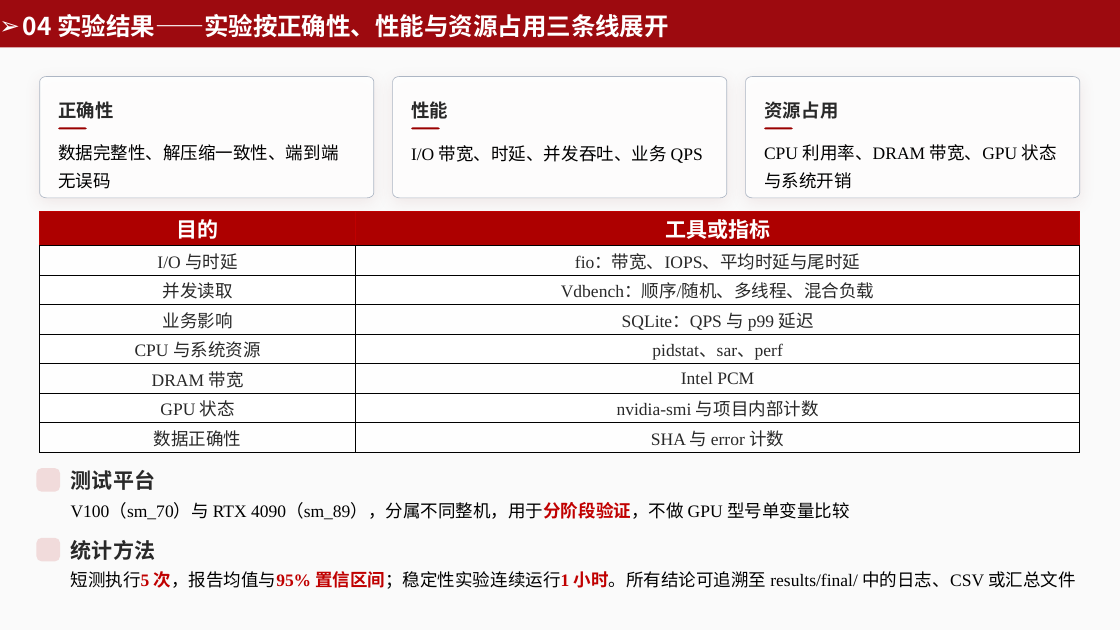
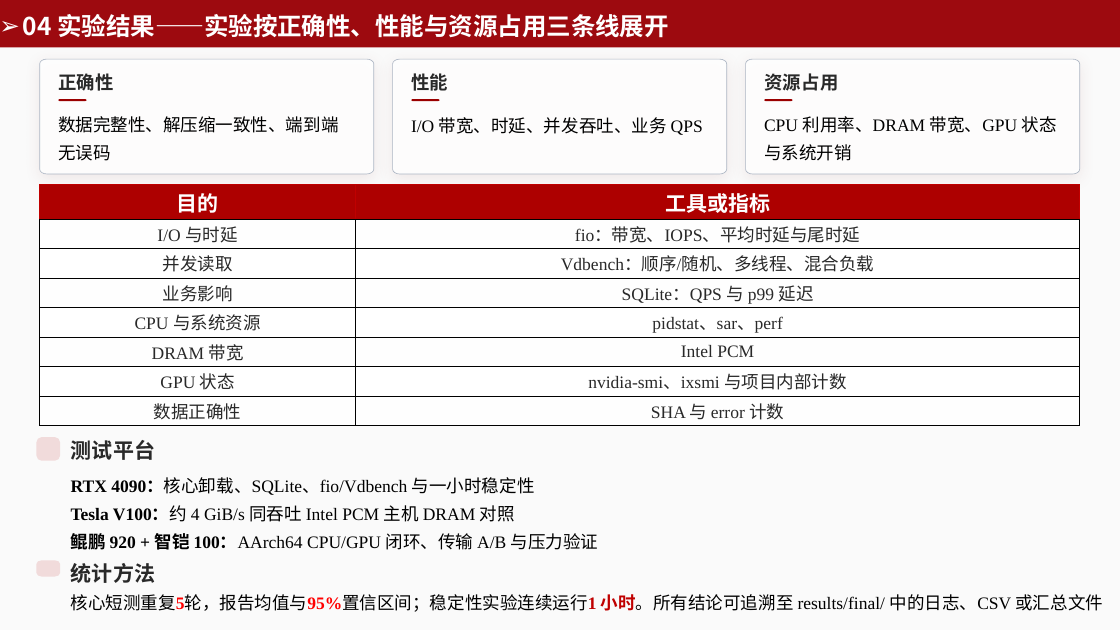
Before and after one commit to zhujiale520/GPUC, a slide deck: slide 18 of ppt/GPUC 项目答辩 — 基于 GPU 的透明存储压缩卸载系统.pptx. Drawn at 1120x630 pixels with LibreOffice and Linux fonts; fonts in the diff are those of the drawing; background and template pictures are left out. Boxes give left, top, right and bottom in pixels: in the first picture for what was removed or moved away, otherwise in the second. Text is boxed around its words. In the diff, an @@ line names an element or a change of style, - is before the commit and + after.

```diff
--- a/ppt/GPUC 项目答辩 — 基于 GPU 的透明存储压缩卸载系统.pptx
+++ b/ppt/GPUC 项目答辩 — 基于 GPU 的透明存储压缩卸载系统.pptx
@@ freeform shape: place and size @@
-freeform shape at <box>40,76,374,198</box>
+freeform shape at <box>40,59,374,174</box>
@@ freeform shape: place and size @@
-freeform shape at <box>392,76,726,198</box>
+freeform shape at <box>392,59,726,174</box>
@@ freeform shape: place and size @@
-freeform shape at <box>745,76,1079,198</box>
+freeform shape at <box>745,59,1079,174</box>
@@ table at <box>40,185,1079,425</box> @@
-row 7, column 2: nvidia-smi 与项目内部计数
+row 7, column 2: nvidia-smi、ixsmi 与项目内部计数
@@ table: place and size @@
-table at <box>40,212,1079,452</box>
+table at <box>40,185,1079,425</box>
@@ 7 texts, 4 freeform shapes: place and size @@
-7 texts, 4 freeform shapes at <box>37,101,1057,492</box>
+7 texts, 4 freeform shapes at <box>37,73,1057,461</box>
@@ text at <box>71,477,599,554</box>: text changed @@
-V100（sm_70）与 RTX 4090（sm_89），分属不同整机，用于分阶段验证，不做 GPU 型号单变量比较
+RTX 4090：核心卸载、SQLite、fio/Vdbench 与一小时稳定性
+Tesla V100：约 4 GiB/s 同吞吐 Intel PCM 主机 DRAM 对照
+鲲鹏 920 + 智铠 100：AArch64 CPU/GPU 闭环、传输 A/B 与压力验证
@@ freeform shape: place and size @@
-freeform shape at <box>37,538,60,562</box>
+freeform shape at <box>37,560,60,576</box>
@@ text "统计方法": place and size @@
-text "统计方法" at <box>71,540,156,560</box>
+text "统计方法" at <box>71,563,156,583</box>
@@ text at <box>71,594,1103,612</box>: text changed @@
-短测执行5 次，报告均值与95% 置信区间；稳定性实验连续运行1 小时。所有结论可追溯至 results/final/ 中的日志、CSV 或汇总文件
+核心短测重复5轮，报告均值与95%置信区间；稳定性实验连续运行1 小时。所有结论可追溯至 results/final/ 中的日志、CSV 或汇总文件
```
Also in this commit, not shown: 14 other slides changed, 7 slides added, 5 slides removed, 10 other files.
